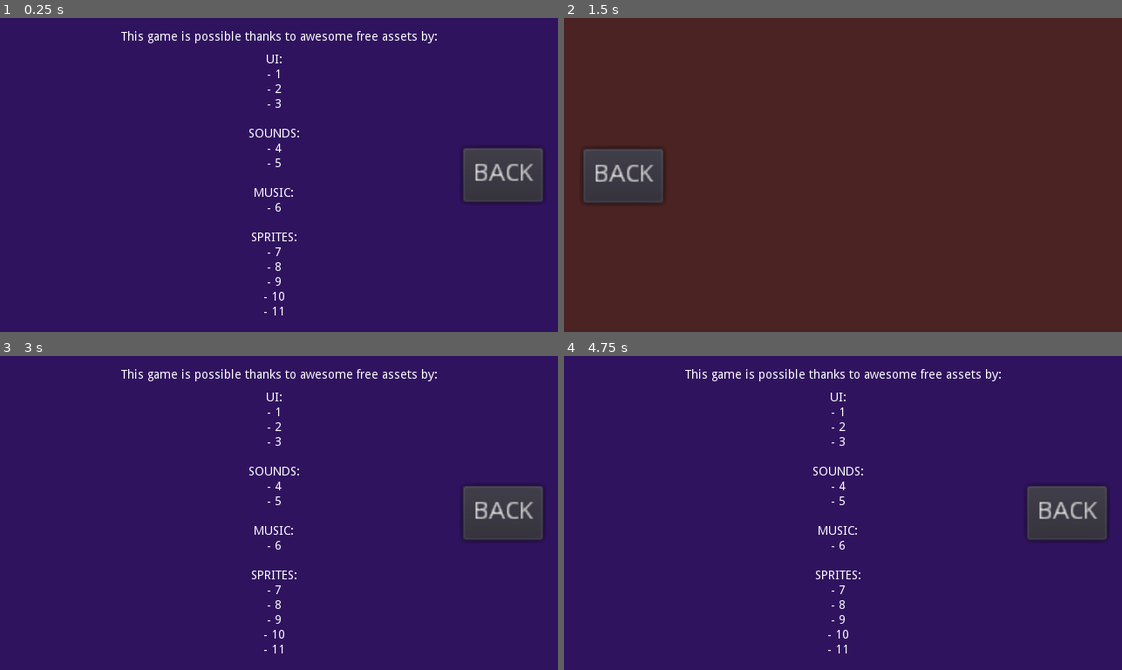
Above: before the commit, frames 1-4 (two rows, left to right).
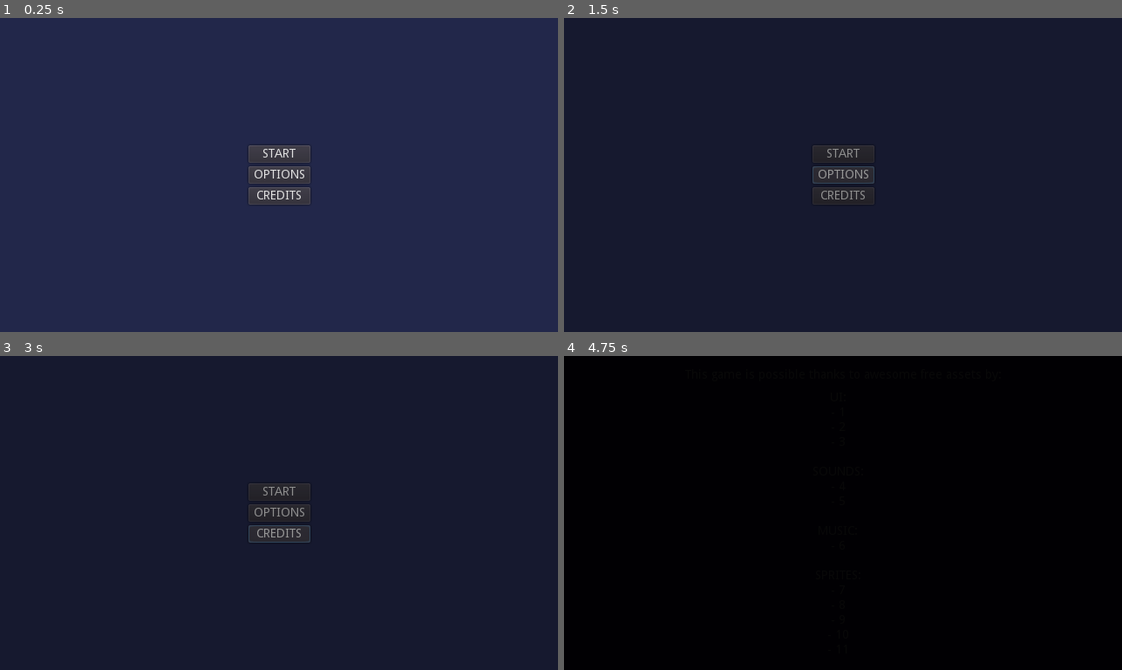
Above: after the commit, the same moments.

Repository: rickyyR/Godot-Blast-Off
Game: Godot game, scene res://Scenes/UI/Menu/MainMenu.tscn
Same seed, same stepped clock (60 frames per second), same inputs: the game is played once before the commit and once after it. Before the commit the project starts from res://Scenes/UI/Menu/CreditsScreen.tscn.
Inputs (mouse positions are in pixels of both pictures, inside the frame that each line leads up to):
- Up to frame 1 (0.25 s): no input
- Up to frame 2 (1.5 s): click (1066, 175) at 0.5 s, where only the run before the commit has a clickable "BACK"; click "OPTIONS" at 1.25 s
- Up to frame 3 (3 s): click "BACK" at 2 s; click "CREDITS" at 2.75 s
- Up to frame 4 (4.75 s): tap Enter at 4.25 s

The runs differ from the first frame. In frame 1, 5.0% of the frame differs, in the area x 21-98%, y 4-95%; in frame 2, 100%; in frame 3, 100%; in frame 4, 100%, in the area x 0-100%, y 0-100%.
Error after the commit: Parse Error: The member "visible" already exists in a parent class. (res://Scripts/UI/Menu/pause_menu.gd:4)

Commit message:
Added important objects

Diff:
--- /dev/null
+++ b/Scenes/Autoload/MusicPlayer.tscn
@@ -0,0 +1,7 @@
+[gd_scene load_steps=2 format=2]
+
+[ext_resource path="res://Scripts/Autoload/music_player.gd" type="Script" id=1]
+
+[node name="MusicPlayer" type="AudioStreamPlayer"]
+bus = "Music"
+script = ExtResource( 1 )
--- /dev/null
+++ b/Scenes/Autoload/PauseMenu.tscn
@@ -0,0 +1,49 @@
+[gd_scene load_steps=2 format=2]
+
+[ext_resource path="res://Scripts/UI/Menu/pause_menu.gd" type="Script" id=1]
+
+[node name="PauseMenu" type="CanvasLayer"]
+pause_mode = 2
+layer = 10
+script = ExtResource( 1 )
+
+[node name="Background" type="ColorRect" parent="."]
+visible = false
+anchor_right = 1.0
+anchor_bottom = 1.0
+rect_min_size = Vector2( 640, 360 )
+color = Color( 0, 0, 0, 0.584314 )
+
+[node name="Buttons" type="VBoxContainer" parent="."]
+visible = false
+anchor_left = 0.5
+anchor_top = 0.5
+anchor_right = 0.5
+anchor_bottom = 0.5
+margin_left = -98.5
+margin_top = -88.5
+margin_right = 98.5
+margin_bottom = 88.5
+alignment = 1
+
+[node name="ResumeButton" type="Button" parent="Buttons"]
+margin_top = 54.0
+margin_right = 197.0
+margin_bottom = 74.0
+text = "Resume"
+
+[node name="RestartButton" type="Button" parent="Buttons"]
+margin_top = 78.0
+margin_right = 197.0
+margin_bottom = 98.0
+text = "Restart"
+
+[node name="QuitButton" type="Button" parent="Buttons"]
+margin_top = 102.0
+margin_right = 197.0
+margin_bottom = 122.0
+text = "Quit"
+
+[connection signal="pressed" from="Buttons/ResumeButton" to="." method="_on_ResumeButton_pressed"]
+[connection signal="pressed" from="Buttons/RestartButton" to="." method="_on_RestartButton_pressed"]
+[connection signal="pressed" from="Buttons/QuitButton" to="." method="_on_QuitButton_pressed"]
--- /dev/null
+++ b/Scenes/Autoload/SceneFader.tscn
@@ -0,0 +1,47 @@
+[gd_scene load_steps=4 format=2]
+
+[ext_resource path="res://Scripts/Autoload/scene_fader.gd" type="Script" id=1]
+
+[sub_resource type="Animation" id=1]
+resource_name = "Fade_to_black"
+length = 0.5
+tracks/0/type = "value"
+tracks/0/path = NodePath("ColorRect:color")
+tracks/0/interp = 1
+tracks/0/loop_wrap = true
+tracks/0/imported = false
+tracks/0/enabled = true
+tracks/0/keys = {
+"times": PoolRealArray( 0, 0.5 ),
+"transitions": PoolRealArray( 1, 1 ),
+"update": 0,
+"values": [ Color( 0, 0, 0, 0 ), Color( 0, 0, 0, 1 ) ]
+}
+
+[sub_resource type="Animation" id=2]
+length = 0.001
+tracks/0/type = "value"
+tracks/0/path = NodePath("ColorRect:color")
+tracks/0/interp = 1
+tracks/0/loop_wrap = true
+tracks/0/imported = false
+tracks/0/enabled = true
+tracks/0/keys = {
+"times": PoolRealArray( 0 ),
+"transitions": PoolRealArray( 1 ),
+"update": 0,
+"values": [ Color( 0, 0, 0, 0 ) ]
+}
+
+[node name="SceneFader" type="Node2D"]
+pause_mode = 2
+z_index = 100
+script = ExtResource( 1 )
+
+[node name="ColorRect" type="ColorRect" parent="."]
+rect_min_size = Vector2( 640, 360 )
+color = Color( 0, 0, 0, 0 )
+
+[node name="AnimationPlayer" type="AnimationPlayer" parent="."]
+anims/Fade_to_black = SubResource( 1 )
+anims/RESET = SubResource( 2 )
--- a/Scenes/Game/Level/Level1.tscn
+++ b/Scenes/Game/Level/Level1.tscn
@@ -7,6 +7,14 @@
 margin_bottom = 374.0
 color = Color( 0.356863, 0.0392157, 0.180392, 1 )
 
+[node name="Label" type="Label" parent="."]
+margin_left = 297.0
+margin_top = 149.0
+margin_right = 333.0
+margin_bottom = 177.0
+rect_scale = Vector2( 2, 2 )
+text = "LEVEL"
+
 [node name="Ground" type="TileMap" parent="."]
 format = 1
 
--- a/Scenes/UI/Menu/CreditsScreen.tscn
+++ b/Scenes/UI/Menu/CreditsScreen.tscn
@@ -42,17 +42,6 @@
 anchor_right = 1.0
 anchor_bottom = 1.0
 color = Color( 0.192157, 0.0784314, 0.376471, 1 )
-
-[node name="BackButton" type="Button" parent="."]
-anchor_left = 1.0
-anchor_top = 0.5
-anchor_right = 1.0
-anchor_bottom = 0.5
-margin_left = -109.0
-margin_top = -31.0
-margin_right = -63.0
-rect_scale = Vector2( 2, 2 )
-text = "BACK"
 
 [node name="TitleLabel" type="Label" parent="."]
 anchor_left = 0.5
@@ -109,5 +98,4 @@
 anims/RESET = SubResource( 1 )
 anims/scroll = SubResource( 2 )
 
-[connection signal="pressed" from="BackButton" to="." method="_on_BackButton_pressed"]
 [connection signal="animation_finished" from="AnimationPlayer" to="." method="_on_AnimationPlayer_animation_finished"]
--- a/Scenes/UI/Menu/OptionsMenu.tscn
+++ b/Scenes/UI/Menu/OptionsMenu.tscn
@@ -1,6 +1,7 @@
 [gd_scene load_steps=2 format=2]
 
-[ext_resource path="res://Scripts/UI/Menu/options_menu.gd" type="Script" id=1]
+[ext_resource path="res://Scripts/Autoload/options_menu.gd" type="Script" id=1]
+
 
 [node name="OptionsMenu" type="Control"]
 anchor_right = 1.0
--- /dev/null
+++ b/Scripts/Autoload/music_player.gd
@@ -0,0 +1,25 @@
+# MusicPlayer
+extends AudioStreamPlayer
+
+var playlist:= ["Path1", "Path2"]
+
+func play_random() -> void:
+	pass
+
+func play_specific_file(audio_path: String) -> void:
+	pass
+
+func play_specific_from_playlist(index: int) -> void:
+	pass
+
+func play_next() -> void:
+	pass
+
+func play_previous() -> void:
+	pass
+
+func switch_playing() -> void:
+	if playing:
+		playing = false
+	else:
+		playing = true
--- /dev/null
+++ b/Scripts/Autoload/scene_fader.gd
@@ -0,0 +1,18 @@
+# SceneFader
+extends Node2D
+
+# Function used to transition between scenes,
+# Will return false if scene could not be found
+func transition_to(new_scene_path: String) -> bool:
+	var file = File.new()
+	if not file.file_exists(new_scene_path):
+		return false
+	else:
+		$AnimationPlayer.play("Fade_to_black")
+		yield($AnimationPlayer, "animation_finished")
+		# TODO:
+		# Check if scene has been loaded before fading to color
+		get_tree().change_scene(new_scene_path)
+		$AnimationPlayer.play_backwards("Fade_to_black")
+		yield($AnimationPlayer, "animation_finished")
+		return true
--- a/Scripts/UI/Menu/credits_screen.gd
+++ b/Scripts/UI/Menu/credits_screen.gd
@@ -4,10 +4,12 @@
 var is_scrolling_down:= true
 
 func _ready() -> void:
+	# Make scrollbar invisible
 	$ScrollContainer.get_v_scrollbar().modulate = Color(0, 0, 0, 0)
 	$AnimationPlayer.play("scroll")
 
 func _on_AnimationPlayer_animation_finished(anim_name: String) -> void:
+	# AnimationPlayer will switch between scroll directions automatically
 	if is_scrolling_down:
 		is_scrolling_down = false
 		$AnimationPlayer.play_backwards("scroll")
@@ -15,5 +17,7 @@
 		is_scrolling_down = true
 		$AnimationPlayer.play("scroll")
 
-func _on_BackButton_pressed() -> void:
-	get_tree().change_scene("res://Scenes/UI/Menu/MainMenu.tscn")
+func _unhandled_input(event):
+	# Any input event will transition back to main menu
+	if event:
+		SceneFader.transition_to("res://Scenes/UI/Menu/MainMenu.tscn")
--- a/Scripts/UI/Menu/main_menu.gd
+++ b/Scripts/UI/Menu/main_menu.gd
@@ -2,10 +2,10 @@
 extends Control
 
 func _on_StartButton_pressed() -> void:
-	get_tree().change_scene("res://Scenes/Game/Level/Level1.tscn")
+	SceneFader.transition_to("res://Scenes/Game/Level/Level1.tscn")
 
 func _on_OptionsButton_pressed() -> void:
-	get_tree().change_scene("res://Scenes/UI/Menu/OptionsMenu.tscn")
+	SceneFader.transition_to("res://Scenes/UI/Menu/OptionsMenu.tscn")
 
 func _on_CreditsButton_pressed() -> void:
-	get_tree().change_scene("res://Scenes/UI/Menu/CreditsScreen.tscn")
+	SceneFader.transition_to("res://Scenes/UI/Menu/CreditsScreen.tscn")
--- /dev/null
+++ b/Scripts/UI/Menu/pause_menu.gd
@@ -0,0 +1,31 @@
+# PauseMenu
+extends CanvasLayer
+
+var visible:= false
+
+func _on_ResumeButton_pressed():
+	hide()
+
+func _on_RestartButton_pressed():
+	get_tree().reload_current_scene()
+	hide()
+
+func _on_QuitButton_pressed():
+	hide()
+	SceneFader.transition_to("res://Scenes/UI/Menu/MainMenu.tscn")
+
+func _unhandled_input(event):
+	if event.is_action_pressed("ui_cancel") and not visible:
+		show()
+	elif event.is_action_pressed("ui_cancel") and visible:
+		hide()
+
+func show() -> void:
+	$Background.visible = true
+	$Buttons.visible = true
+	visible = true
+
+func hide() -> void:
+	$Background.visible = false
+	$Buttons.visible = false
+	visible = false
--- /dev/null
+++ b/default_bus_layout.tres
@@ -0,0 +1,15 @@
+[gd_resource type="AudioBusLayout" format=2]
+
+[resource]
+bus/1/name = "Effects"
+bus/1/solo = false
+bus/1/mute = false
+bus/1/bypass_fx = false
+bus/1/volume_db = 0.0
+bus/1/send = "Master"
+bus/2/name = "Music"
+bus/2/solo = false
+bus/2/mute = false
+bus/2/bypass_fx = false
+bus/2/volume_db = 0.0
+bus/2/send = "Master"
--- a/project.godot
+++ b/project.godot
@@ -11,12 +11,15 @@
 [application]
 
 config/name="PixelProjectPreset"
-run/main_scene="res://Scenes/UI/Menu/CreditsScreen.tscn"
+run/main_scene="res://Scenes/UI/Menu/MainMenu.tscn"
 config/icon="res://Assets/icon.png"
 
 [autoload]
 
 GlobalVariables="*res://Scripts/Autoload/global_variables.gd"
+SceneFader="*res://Scenes/Autoload/SceneFader.tscn"
+MusicPlayer="*res://Scenes/Autoload/MusicPlayer.tscn"
+PauseMenu="*res://Scenes/Autoload/PauseMenu.tscn"
 
 [debug]
 
Renamed: Scripts/UI/Menu/options_menu.gd -> Scripts/Autoload/options_menu.gd
